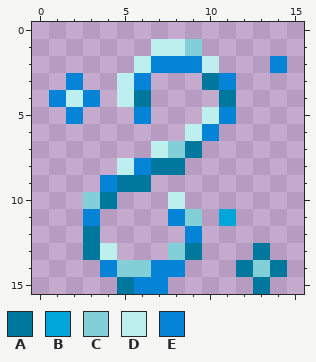
A pixel-art sprite gets an edit: resources/contenttweaker/textures/items/wireEnderium.png. This is how it looked before the edit.
The file is 16x16 pixels. Colours within 5 levels of each other are drawn and written as one.
Palette (. is transparent): A #00779d  B #00a6d9  C #82cfd8  D #beefef  E #0583d6
New version:
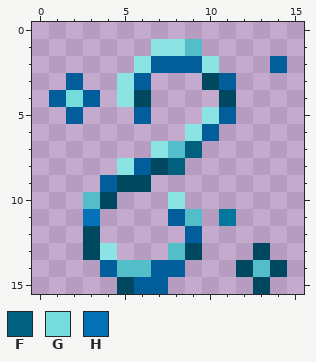
Colours new in this view: F #00607e  G #75dcdc  H #0472b8
Change:
colour A: #00779d -> #00485f
colour B: #00a6d9 -> #00779d
colour C: #82cfd8 -> #54bdca
colour D: #beefef -> #8ce3e3
colour E: #0583d6 -> #025e9a
y 4: x 2 D -> G
y 7: x 9 A -> F
y 8: x 8 A -> F
y 11: x 3 E -> H
Pixel boxes of the changes (left, top, right, bottom) in both pictures:
changed: (49, 39, 287, 294)
